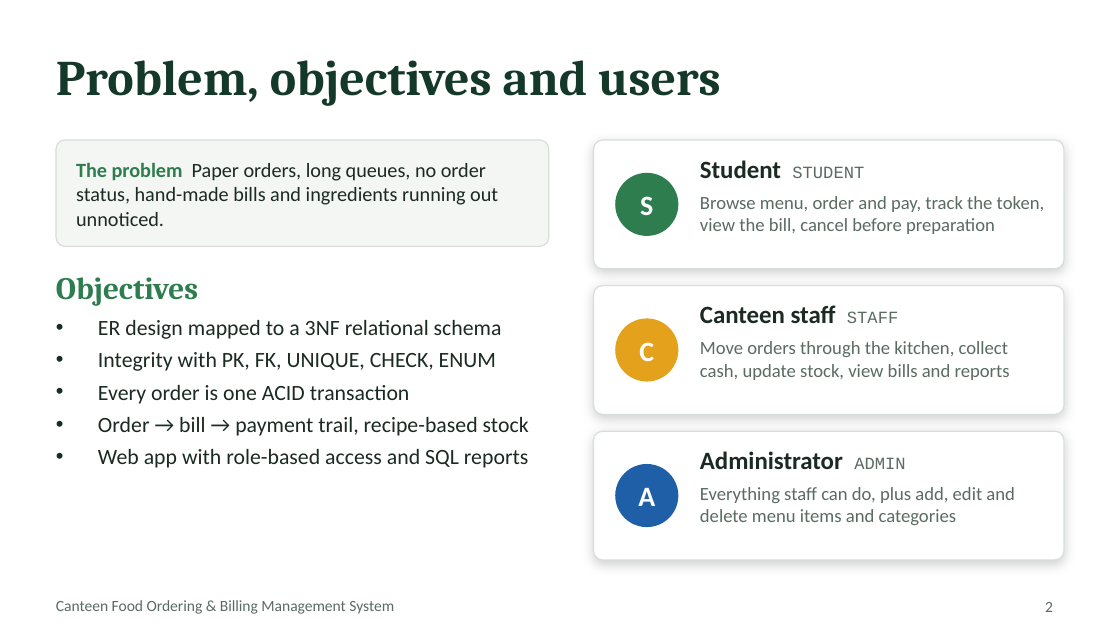
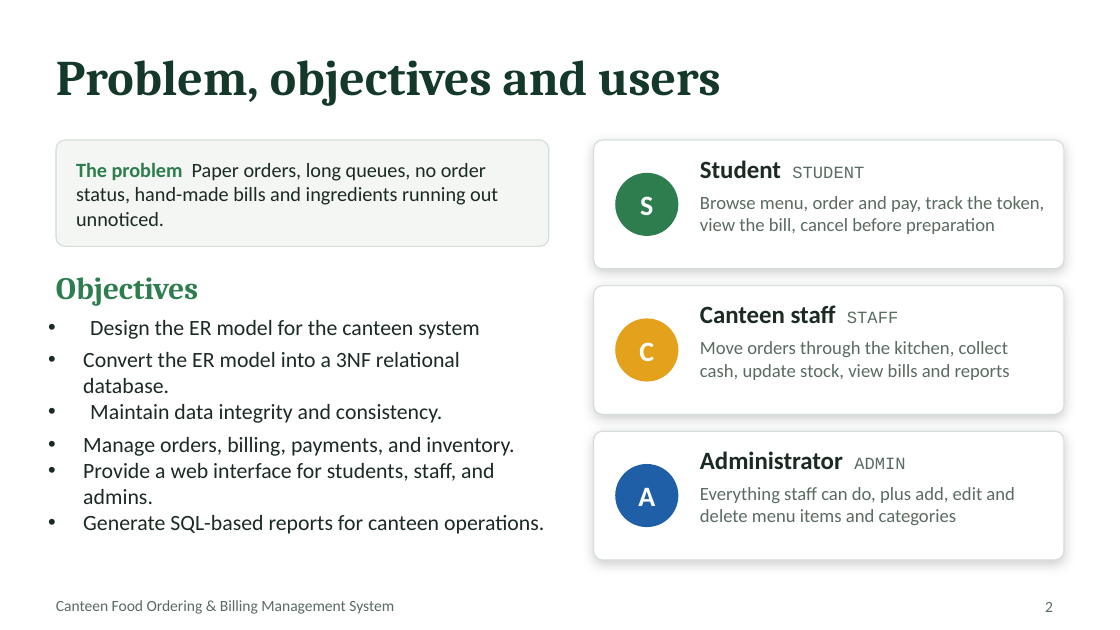
Before and after one commit to MrAbhiudaySingh/Canteen, a slide deck: slide 2 of Canteen_DBMS_Project/Canteen_DBMS_Project/presentation/Canteen_DBMS_Presentation_8_slides.pptx. Drawn at 1120x630 pixels with LibreOffice and Linux fonts; fonts in the diff are those of the drawing. Boxes give left, top, right and bottom in pixels: in the first picture for what was removed or moved away, otherwise in the second. Text is boxed around its words. In the diff, an @@ line names an element or a change of style, - is before the commit and + after.

```diff
--- a/Canteen_DBMS_Project/Canteen_DBMS_Project/presentation/Canteen_DBMS_Presentation_8_slides.pptx
+++ b/Canteen_DBMS_Project/Canteen_DBMS_Project/presentation/Canteen_DBMS_Presentation_8_slides.pptx
@@ text at [83, 320, 544, 534]: text changed @@
-• ER design mapped to a 3NF relational schema
-• Integrity with PK, FK, UNIQUE, CHECK, ENUM
-• Every order is one ACID transaction
-• Order → bill → payment trail, recipe-based stock
-• Web app with role-based access and SQL reports
+• Design the ER model for the canteen system
+• Convert the ER model into a 3NF relational database.
+• Maintain data integrity and consistency.
+• Manage orders, billing, payments, and inventory.
+• Provide a web interface for students, staff, and admins.
+• Generate SQL-based reports for canteen operations.
```
